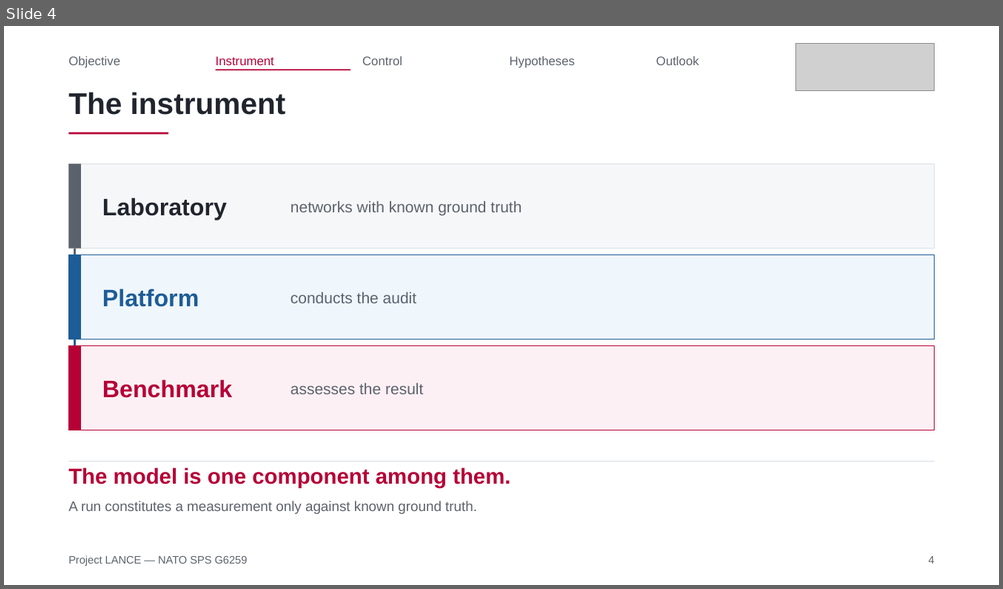
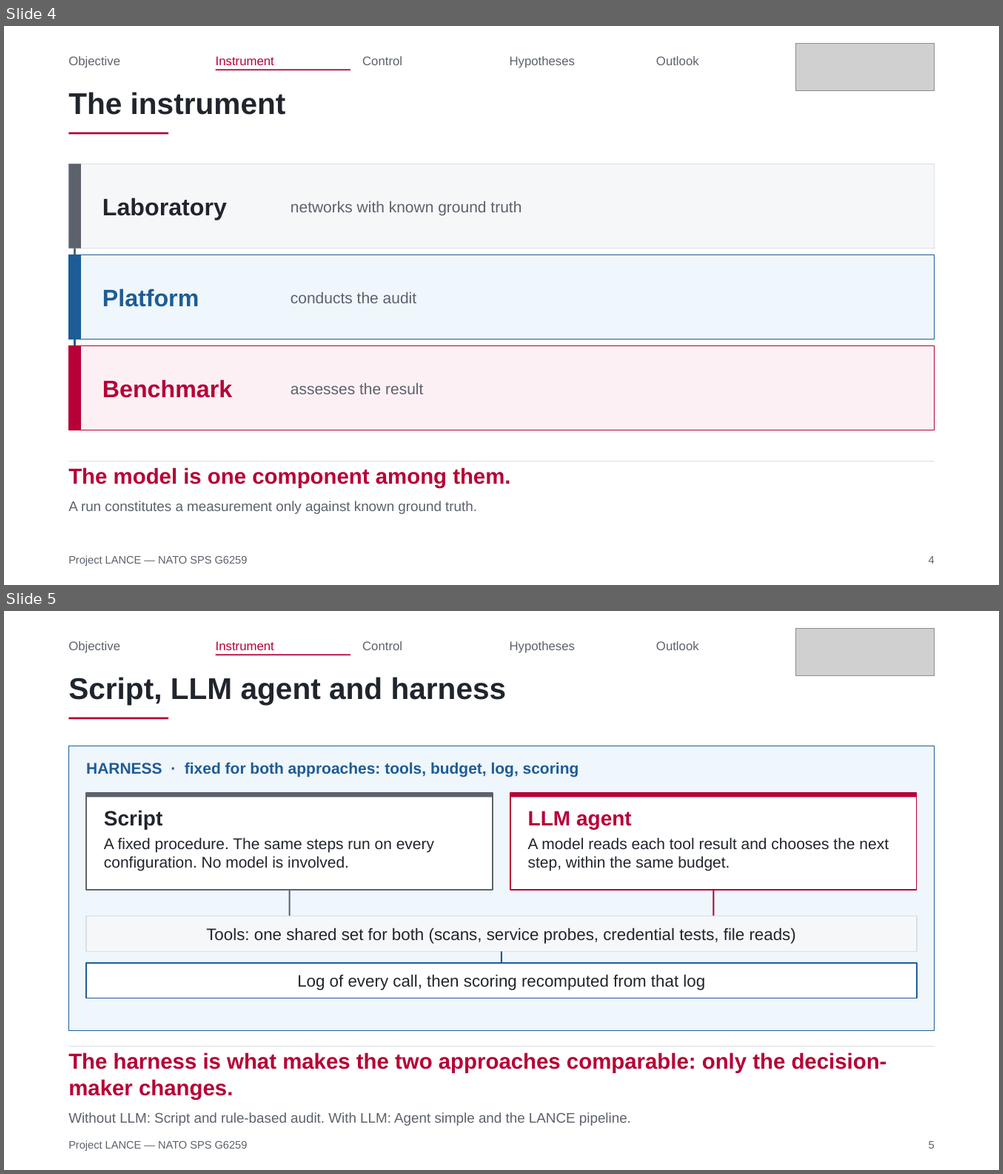
Before and after one commit to Tanguyvans/LANCE, a slide deck: objectifs/presentation-2026-10-23/slides.pptx. Shown one above the other, each under a label of ours: slide 4 before the commit, slides 4 and 5 after it. The pictures are 1003x589 and 1003x1174 pixels, drawn with LibreOffice and Linux fonts; fonts in the diff are those of the drawing; grey boxes stand for pictures. Boxes give left, top, right and bottom in pixels: in the first picture for what was removed or moved away, otherwise in the second. Text is boxed around its words. In the diff, an @@ line names an element or a change of style, - is before the commit and + after.

```diff
--- a/objectifs/presentation-2026-10-23/slides.pptx
+++ b/objectifs/presentation-2026-10-23/slides.pptx
@@ slide 5 added at (4,611,999,1170), background #FFFFFF @@
@@ picture added at (796,629,934,677) @@
@@ text added at (68,641,120,653), 12 pt, text #5C626C @@
+Objective
@@ rectangle added at (215,654,350,655), fill #B60036 @@
@@ text added at (216,641,274,650), 12 pt, text #B60036 @@
+Instrument
@@ text added at (362,641,402,650), 12 pt, text #5C626C @@
+Control
@@ text added at (509,641,575,653), 12 pt, text #5C626C @@
+Hypotheses
@@ text added at (656,641,699,650), 12 pt, text #5C626C @@
+Outlook
@@ text added at (68,677,506,705), 29 pt, text #20252D, bold @@
+Script, LLM agent and harness
@@ rectangle added at (69,718,169,720), fill #B60036 @@
@@ rectangle added at (69,746,934,1031), fill #EFF6FC, outline #1D5C96 1 pt @@
@@ text added at (86,762,579,777), 15 pt, text #1D5C96, bold @@
+HARNESS · fixed for both approaches: tools, budget, log, scoring
@@ rectangle added at (86,793,492,890), fill #FFFFFF, outline #5C626C 1 pt @@
@@ rectangle added at (86,793,492,797), fill #5C626C @@
@@ text added at (104,810,162,830), 20 pt, text #20252D, bold @@
+Script
@@ rectangle added at (510,793,916,890), fill #FFFFFF, outline #B60036 1 pt @@
@@ rectangle added at (510,793,916,797), fill #B60036 @@
@@ text added at (528,811,632,830), 20 pt, text #B60036, bold @@
+LLM agent
@@ text added at (104,837,434,871), 15 pt, text #20252D @@
+A fixed procedure. The same steps run on every configuration. No model is involved.
@@ text added at (528,837,888,871), 15 pt, text #20252D @@
+A model reads each tool result and chooses the next step, within the same budget.
@@ rectangle added at (289,890,290,916), fill #5C626C @@
@@ rectangle added at (713,890,714,916), fill #B60036 @@
@@ rectangle added at (86,916,916,951), fill #F6F7F9, outline #D9DEE5 1 pt @@
@@ text added at (206,928,796,944), 16 pt, text #20252D @@
+Tools: one shared set for both (scans, service probes, credential tests, file reads)
@@ rectangle added at (86,963,916,998), fill #FFFFFF, outline #1D5C96 1 pt @@
@@ rectangle added at (501,952,503,964), fill #1D5C96 @@
@@ text added at (297,974,705,991), 16 pt, text #20252D @@
+Log of every call, then scoring recomputed from that log
@@ text added at (68,1053,887,1100), 21 pt, text #B60036, bold @@
+The harness is what makes the two approaches comparable: only the decision-maker changes.
@@ rectangle added at (69,1046,934,1047), fill #D9DEE5 @@
@@ text added at (68,1113,631,1126), 13.5 pt, text #5C626C @@
+Without LLM: Script and rule-based audit. With LLM: Agent simple and the LANCE pipeline.
@@ text added at (68,1141,247,1151), 10.5 pt, text #5C626C @@
+Project LANCE — NATO SPS G6259
@@ text added at (928,1142,934,1149), 10.5 pt, text #5C626C @@
+5
```
Also in this commit, not shown: 7 slides changed, 1 other slide added, 4 other files.
